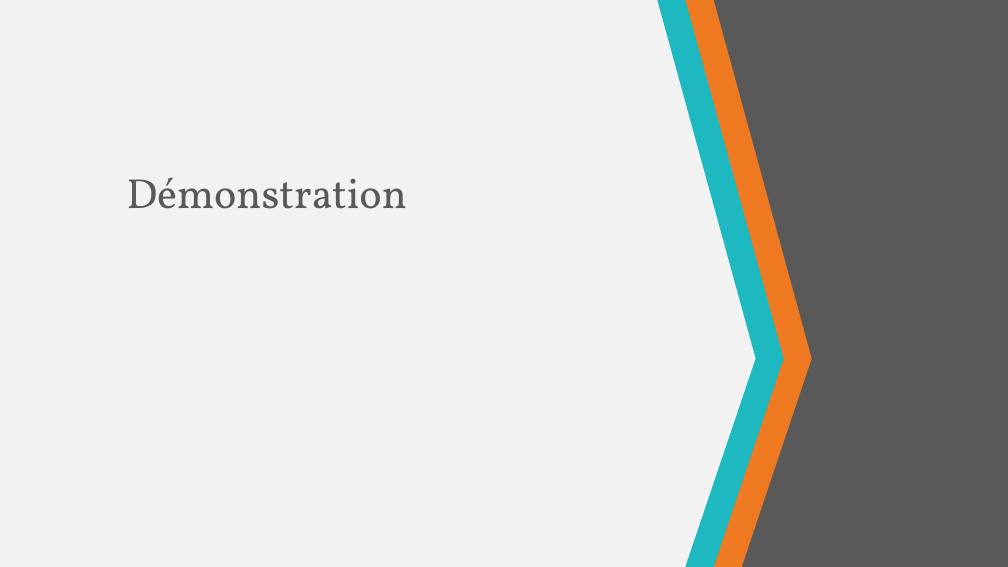
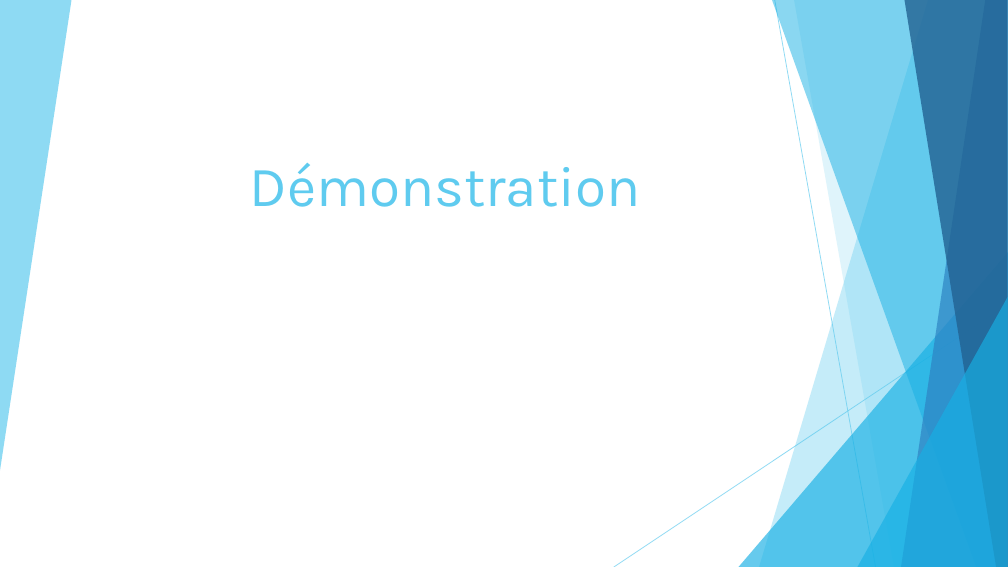
Before and after one commit to miyujach/Projet-Robot, a slide deck: slide 11 of Projet Robot.pptm (slide 12 before the commit). Drawn at 1008x567 pixels with LibreOffice and Linux fonts; fonts in the diff are those of the drawing. Boxes give left, top, right and bottom in pixels: in the first picture for what was removed or moved away, otherwise in the second. Text is boxed around its words. In the diff, an @@ line names an element or a change of style, - is before the commit and + after.

```diff
--- a/Projet Robot.pptm
+++ b/Projet Robot.pptm
@@ background #F2F2F2 to #FFFFFF @@
@@ freeform shape removed at [657,0,783,567] @@
@@ freeform shape removed at [674,0,812,567] @@
@@ freeform shape: place and size @@
-freeform shape at [697,0,1008,567]
+freeform shape at [759,0,1008,567]
@@ freeform shape at [759,0,1008,567]: fill #595959 to #5FCBEF at 36% opacity @@
@@ title "Démonstration" at [250,163,641,207]: size 40 to 54 pt, font Vollkorn to Karla, text colour #595959 to #5FCBEF; alignment left to right; line spacing 0.9 to 1 @@
@@ group added at [0,0,1008,567]: 5 freeform shapes, 2 lines, 2 triangles @@
```
Also in this commit, not shown: 12 other slides changed.
